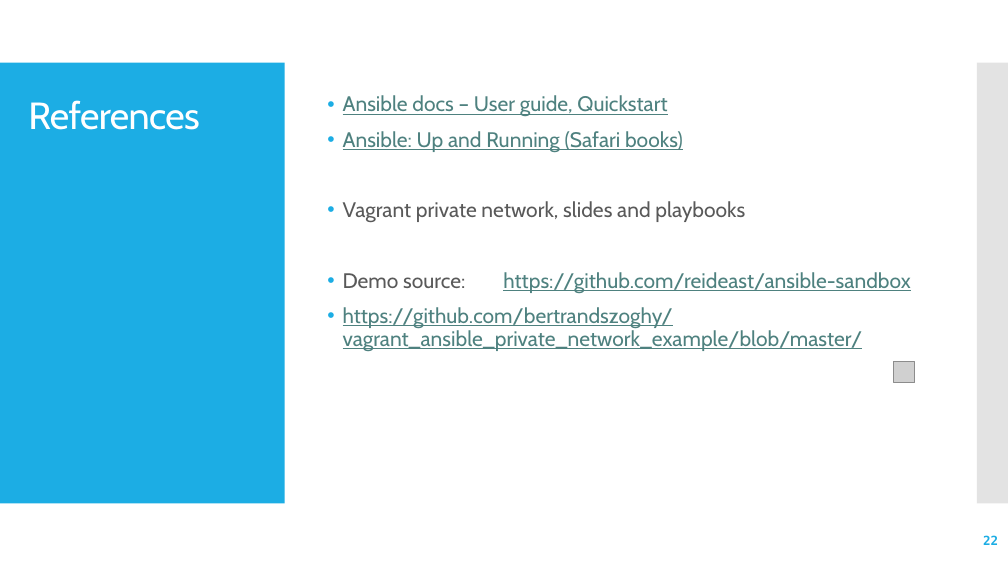
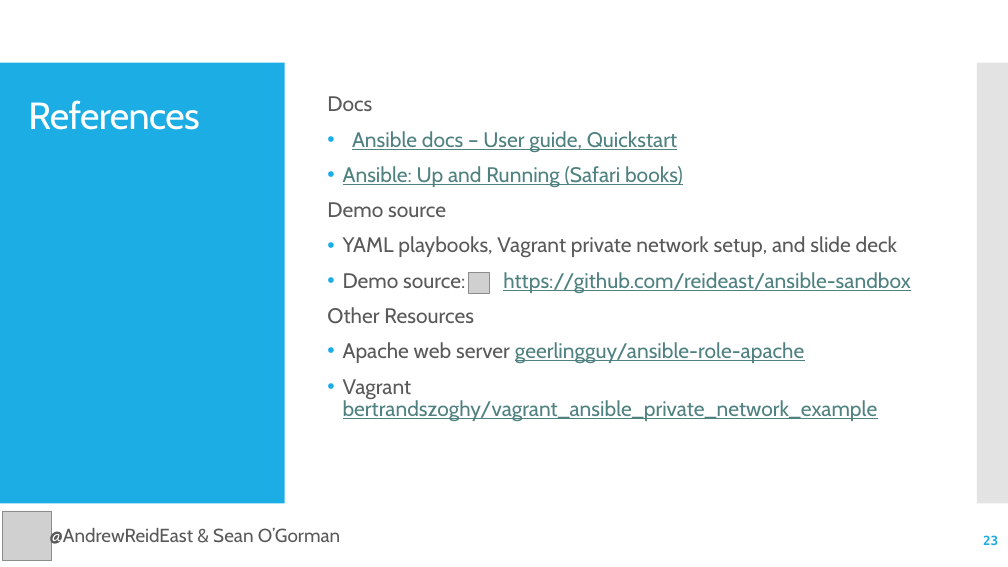
Before and after one commit to reideast/ansible-sandbox, a slide deck: slide 23 of Ansible ABC's and Tower Tips.pptx (slide 22 before the commit). Drawn at 1008x567 pixels with LibreOffice and Linux fonts; fonts in the diff are those of the drawing; grey boxes stand for pictures. Boxes give left, top, right and bottom in pixels: in the first picture for what was removed or moved away, otherwise in the second. Text is boxed around its words. In the diff, an @@ line names an element or a change of style, - is before the commit and + after.

```diff
--- a/Ansible ABC's and Tower Tips.pptx
+++ b/Ansible ABC's and Tower Tips.pptx
@@ text at [327, 96, 372, 111]: paragraph added @@
+Docs
@@ text at [327, 202, 897, 257]: text changed @@
-• Vagrant private network, slides and playbooks
+Demo source
+• YAML playbooks, Vagrant private network setup, and slide deck
@@ picture: place and size @@
-picture at [894, 361, 915, 383]
+picture at [468, 273, 489, 294]
@@ text at [327, 307, 878, 421]: text changed @@
-• https://github.com/bertrandszoghy/vagrant_ansible_private_network_example/blob/master/
+Other Resources
+• Apache web server geerlingguy/ansible-role-apache
+• Vagrant bertrandszoghy/vagrant_ansible_private_network_example
@@ picture added at [2, 511, 51, 560] @@
@@ text added at [49, 527, 340, 548], 18 pt, text #595959 @@
+@AndrewReidEast & Sean O’Gorman
@@ page number at [983, 535, 998, 545]: text changed @@
-22
+23
```
Also in this commit, not shown: 19 other slides changed, 1 slide added.
